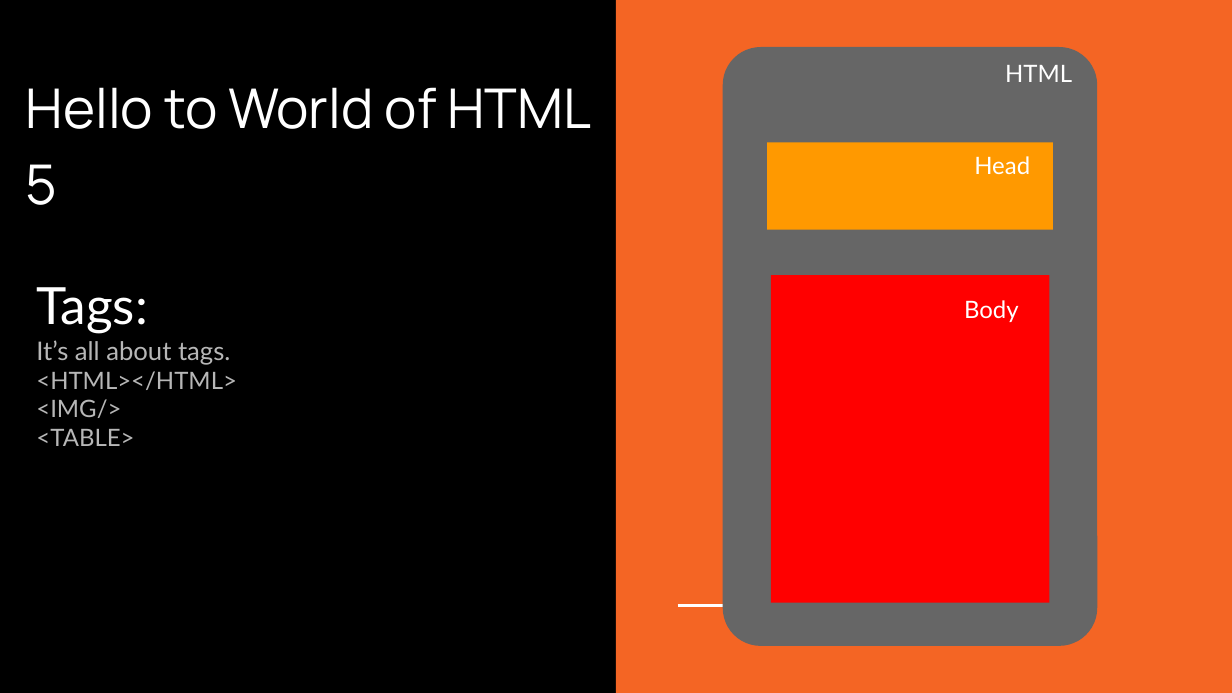
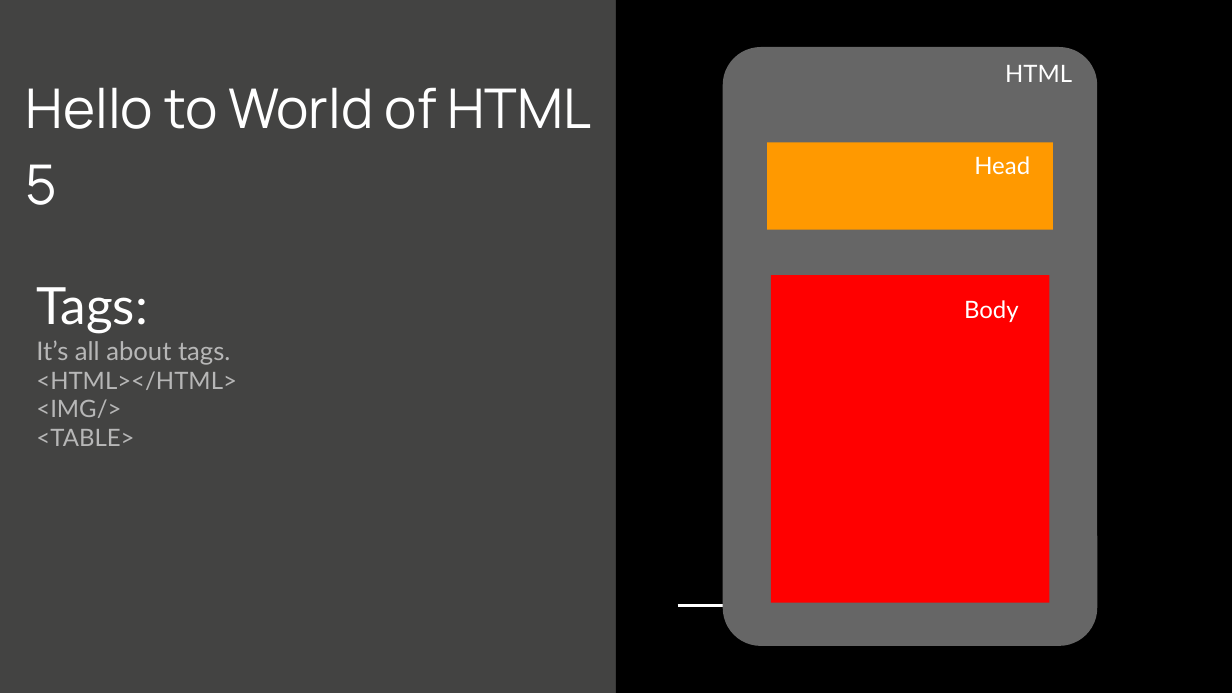
Before and after one commit to GaganSharmaGitHub/GirlScript-Education-Outreach-2-WebDev, a slide deck: slide 9 of Day1/WEBDEVwithGaganDay1.pptx (slide 8 before the commit). Drawn at 1232x693 pixels with LibreOffice and Linux fonts; fonts in the diff are those of the drawing. Boxes give left, top, right and bottom in pixels: in the first picture for what was removed or moved away, otherwise in the second. Text is boxed around its words. In the diff, an @@ line names an element or a change of style, - is before the commit and + after.

```diff
--- a/Day1/WEBDEVwithGaganDay1.pptx
+++ b/Day1/WEBDEVwithGaganDay1.pptx
@@ background #000000 to #434342 @@
@@ rectangle at <box>616,0,1232,692</box>: fill #F46524 to #000000 @@
```
Also in this commit, not shown: 7 other slides changed, 37 slides added, 2 other files.
